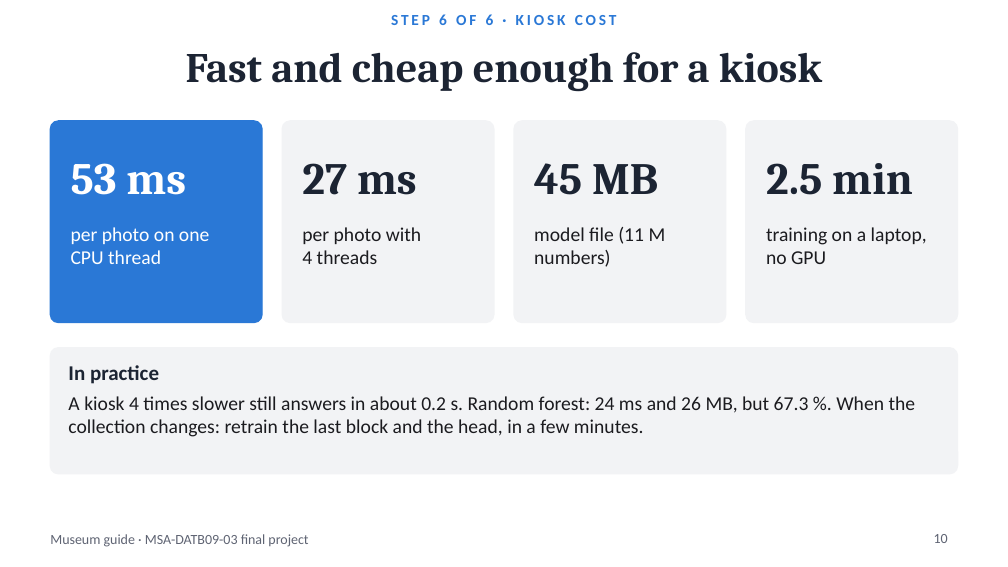
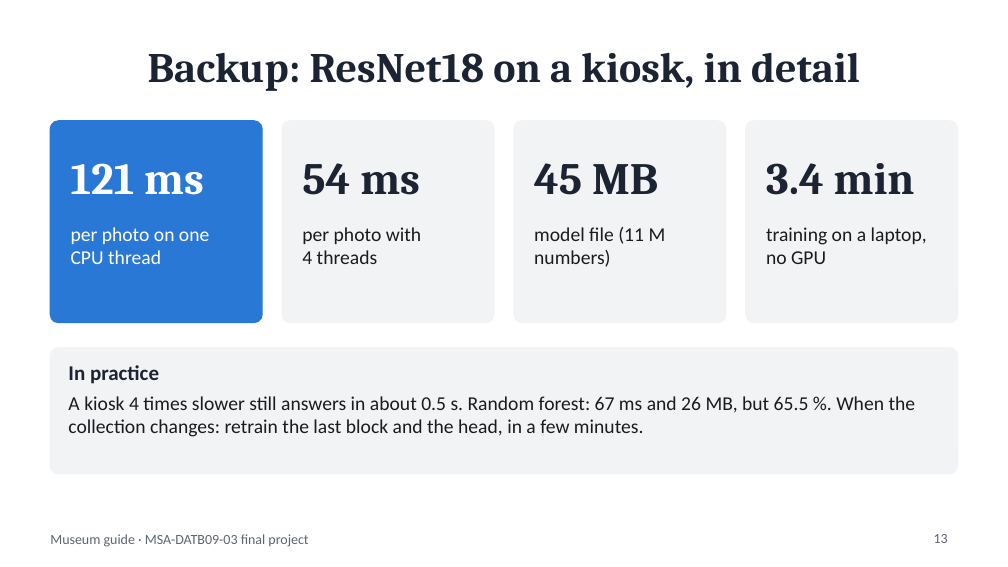
Before and after one commit to BenjaminAHS/neural-network-project, a slide deck: slide 13 of docs/museum_guide_presentation.pptx (slide 10 before the commit). Drawn at 1008x567 pixels with LibreOffice and Linux fonts; fonts in the diff are those of the drawing. Boxes give left, top, right and bottom in pixels: in the first picture for what was removed or moved away, otherwise in the second. Text is boxed around its words. In the diff, an @@ line names an element or a change of style, - is before the commit and + after.

```diff
--- a/docs/museum_guide_presentation.pptx
+++ b/docs/museum_guide_presentation.pptx
@@ text removed at [391,14,617,25] @@
-STEP 6 OF 6 · KIOSK COST
@@ title at [148,53,860,91]: text changed @@
-Fast and cheap enough for a kiosk
+Backup: ResNet18 on a kiosk, in detail
@@ text at [71,163,204,195]: text changed @@
-53 ms
+121 ms
@@ text at [302,163,420,195]: text changed @@
-27 ms
+54 ms
@@ text at [766,163,915,195]: text changed @@
-2.5 min
+3.4 min
@@ text at [68,396,916,437]: text changed @@
-A kiosk 4 times slower still answers in about 0.2 s. Random forest: 24 ms and 26 MB, but 67.3 %. When the collection changes: retrain the last block and the head, in a few minutes.
+A kiosk 4 times slower still answers in about 0.5 s. Random forest: 67 ms and 26 MB, but 65.5 %. When the collection changes: retrain the last block and the head, in a few minutes.
@@ page number at [934,534,948,543]: text changed @@
-10
+13
```
Also in this commit, not shown: 15 other slides changed, 3 slides added, 14 other files.
